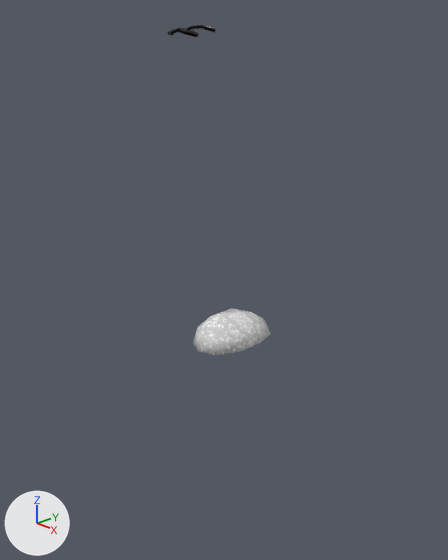
The Blender file DogEatDog/Raw/Piggy.blend as it was, and as the next commit left it.
Rendered twice from a 50 mm lens placed at (1.83, -1.86, 2.25), pointed at (-0.06, -0.1, 1.27). The axes (+X, +Y, +Z) are drawn at lower left. The lights are the same throughout.

Before the edit, the objects in view are built like this:
```python
me_icosphere = bpy.data.meshes.new('Icosphere')
me_icosphere.from_pydata(...)  # 26 vertices, 40 faces; spans x -0.124..0.122, y -0.199..0.192, z -0.02..0.098
me_icosphere.polygons.foreach_set('use_smooth', [True] * 40)
me_icosphere.materials.append(mat_mask)  # picture img_mask_png
me_plane = bpy.data.meshes.new('Plane')
me_plane.from_pydata(...)  # 44 vertices, 28 faces; spans x -0.081..0.08, y -0.111..0.023, z 0.07..0.102
# faces by material slot: [22, 6]
me_plane.materials.append(mat_material)  # black #000000
me_plane.materials.append(mat_material_002)  # white #e7e7e7
ob_facialfeatures = bpy.data.objects.new('FacialFeatures', me_plane)
ob_facialfeatures.parent = ob_mask
ob_facialfeatures.location = (0.0, -0.174, 1.175)
_m = ob_facialfeatures.modifiers.new('Solidify', 'SOLIDIFY')
ob_mask = bpy.data.objects.new('Mask', me_icosphere)
ob_mask.location = (0.002, -0.114, 1.039)
_m = ob_mask.modifiers.new('Solidify', 'SOLIDIFY')
```
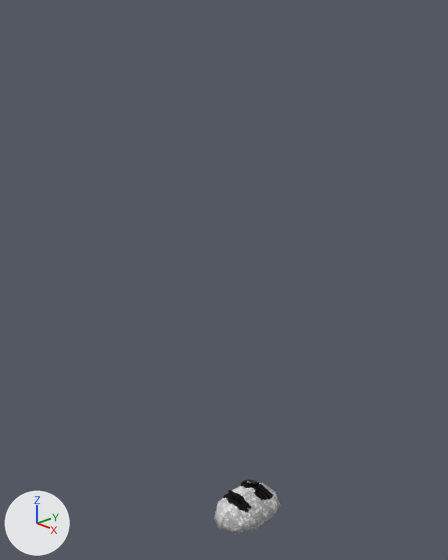
Where the change shows, as pixel boxes (x1, y1, x2, y2) in the pictures (448 x 560 px):
'Mask', surface changed, moved
    before: (193, 308, 271, 355)
    after: (214, 483, 281, 534)
'FacialFeatures', deleted
    before: (167, 25, 215, 37)
'Eyes3', added
    after: (242, 479, 273, 500)
'Mouth1', added
    after: (226, 494, 249, 512)
'UnhappyMouth1', added
    after: (223, 493, 247, 512)
'Mouth3', added
    after: (228, 490, 251, 509)
'Eyes4', added
    after: (241, 483, 266, 500)
'Mouth4', now drawn
    after: (230, 496, 247, 508)
'Eyes1', added
    after: (243, 481, 267, 500)
'Eyes2', added
    after: (246, 481, 260, 494)

Diff of the bpy script that builds the scene:
```diff
--- a/DogEatDog/Raw/Piggy.blend.py
+++ b/DogEatDog/Raw/Piggy.blend.py
@@ me_icosphere @@
 me_icosphere.from_pydata(...)  # 26 vertices, 40 faces; spans x -0.124..0.122, y -0.199..0.192, z -0.02..0.098
+# me_icosphere part 1: texture (UV) coordinates of 40 of 40 faces, centred in x -0.12..0.119, y -0.181..0.171, z -0.002..0.09, changed; they spanned u 0.0..0.89, v 0.0..1.0 and now span u 0.12..0.88, v 0.01..0.99
 me_icosphere.materials.append(mat_mask)
@@ me_plane_006 @@
+me_plane_006.from_pydata([(-0.024, -0.099, 0.1), (0.017, -0.1, 0.103), (-0.025, -0.072, 0.103), (0.016, -0.074, 0.106), (0.052, -0.095, 0.095), (0.05, -0.073, 0.099), (0.085, -0.085, 0.086), (0.084, -0.072, 0.089), (-0.063, -0.091, 0.095), (-0.068, -0.069, 0.1), (-0.084, -0.08, 0.088), (-0.083, -0.067, 0.09)], [], [(0, 1, 3, 2), (3, 1, 4, 5), (5, 4, 6, 7), (0, 2, 9, 8), (8, 9, 11, 10)])
+me_plane_006.materials.append(mat_material)  # black #000000
@@ me_plane_005 @@
+me_plane_005.from_pydata([(-0.0128, 0.0063, 0.0314), (-0.0076, 0.008, 0.0319), (-0.0127, 0.0135, 0.0304), (-0.0075, 0.0121, 0.0313), (-0.0268, 0.0164, 0.0269), (-0.0041, 0.0176, 0.0334), (-0.026, 0.0186, 0.023), (-0.0136, 0.0238, 0.0294), (-0.0248, 0.0087, 0.03), (-0.0247, 0.0113, 0.0298)], [], [(0, 1, 3, 2), (4, 5, 7, 6), (0, 2, 9, 8)])
+me_plane_005.materials.append(mat_material)  # black #000000
@@ me_plane_004 @@
+me_plane_004.from_pydata([(-0.0261, 0.013, 0.0301), (-0.0077, 0.0148, 0.036), (-0.0255, 0.0187, 0.029), (-0.0074, 0.0183, 0.0324), (-0.0303, 0.0237, 0.0243), (-0.0042, 0.0173, 0.0358), (-0.0276, 0.0332, 0.0225), (-0.0017, 0.0291, 0.0335)], [], [(0, 1, 3, 2), (4, 5, 7, 6)])
+me_plane_004.materials.append(mat_material)  # black #000000
@@ me_plane_002 @@
+me_plane_002.from_pydata([(-0.019, -0.078, 0.103), (0.018, -0.076, 0.106), (-0.02, -0.053, 0.106), (0.016, -0.051, 0.108), (0.048, -0.083, 0.094), (0.051, -0.064, 0.1), (0.077, -0.095, 0.077), (0.076, -0.083, 0.08), (-0.051, -0.084, 0.085), (-0.06, -0.063, 0.093), (-0.081, -0.099, 0.073), (-0.083, -0.088, 0.078)], [], [(0, 1, 3, 2), (3, 1, 4, 5), (5, 4, 6, 7), (0, 2, 9, 8), (8, 9, 11, 10)])
+me_plane_002.materials.append(mat_material)  # black #000000
@@ me_plane_001 @@
+me_plane_001.from_pydata([(-0.022, -0.111, 0.08), (0.015, -0.109, 0.088), (-0.024, -0.088, 0.09), (0.014, -0.09, 0.094), (0.048, -0.105, 0.08), (0.046, -0.086, 0.086), (0.08, -0.079, 0.07), (0.079, -0.067, 0.073), (-0.059, -0.097, 0.078), (-0.064, -0.074, 0.088), (-0.081, -0.069, 0.075), (-0.08, -0.056, 0.078)], [], [(0, 1, 3, 2), (3, 1, 4, 5), (5, 4, 6, 7), (0, 2, 9, 8), (8, 9, 11, 10)])
+me_plane_001.materials.append(mat_material)  # black #000000
@@ ob_mask @@
 ob_mask = bpy.data.objects.new('Mask', me_icosphere)
-ob_mask.location = (0.002, -0.114, 1.039)
+ob_mask.location = (0.002, 0.002, 0.002)
 _m = ob_mask.modifiers.new('Solidify', 'SOLIDIFY')
@@ ob_facialfeatures @@
-ob_facialfeatures = bpy.data.objects.new('FacialFeatures', me_plane)
@@ ob_mouth3 @@
+ob_mouth3 = bpy.data.objects.new('Mouth3', me_plane_006)  # modifiers SOLIDIFY
+ob_mouth3.parent = ob_mask
+ob_mouth3.location = (0.0, 0.0, 0.0)
+ob_mouth3.scale = (1.0, 0.794, 1.0)
@@ ob_eyes4 @@
+ob_eyes4 = bpy.data.objects.new('Eyes4', me_plane_005)  # modifiers MIRROR, SOLIDIFY
+ob_eyes4.parent = ob_mask
+ob_eyes4.location = (0.0, 0.0, 0.0)
+ob_eyes4.scale = (3.11, 3.11, 3.11)
@@ ob_eyes3 @@
+ob_eyes3 = bpy.data.objects.new('Eyes3', me_plane_004)  # modifiers MIRROR, SOLIDIFY
+ob_eyes3.parent = ob_mask
+ob_eyes3.location = (0.0, 0.0, 0.0)
+ob_eyes3.scale = (3.11, 3.11, 3.11)
@@ ob_eyes2 @@
+ob_eyes2 = bpy.data.objects.new('Eyes2', me_plane_003)  # 32 vertices, 22 faces; spans x -0.077..0.081, y 0.029..0.076, z 0.077..0.101; in mat_material (black #000000), mat_material_002 (white #e7e7e7); modifiers SOLIDIFY
+ob_eyes2.parent = ob_mask
+ob_eyes2.location = (0.0, 0.0, 0.0)
@@ ob_unhappymouth1 @@
+ob_unhappymouth1 = bpy.data.objects.new('UnhappyMouth1', me_plane_002)  # modifiers SOLIDIFY
+ob_unhappymouth1.parent = ob_mask
+ob_unhappymouth1.location = (0.0, 0.0, 0.0)
@@ ob_mouth1 @@
+ob_mouth1 = bpy.data.objects.new('Mouth1', me_plane_001)  # modifiers SOLIDIFY
+ob_mouth1.parent = ob_mask
+ob_mouth1.location = (0.0, 0.0, 0.0)
@@ ob_eyes1 @@
+ob_eyes1 = bpy.data.objects.new('Eyes1', me_plane_1)  # 32 vertices, 23 faces; spans x -0.074..0.085, y 0.03..0.069, z 0.075..0.101; in mat_material (black #000000), mat_material_002 (white #e7e7e7); modifiers SOLIDIFY
+ob_eyes1.parent = ob_mask
+ob_eyes1.location = (0.0, 0.0, 0.0)
```
